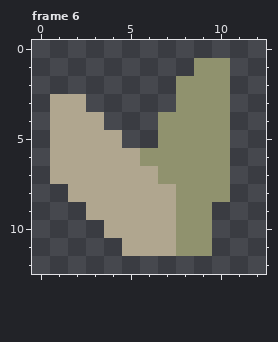
One commit to this pixel-art file: user_interface/hunger_bar/small_hunger_bars.aseprite. That is the earlier state.
13x13 pixels, 9 frames. Shown: frame 6. The commit also changed other frames, which this record leaves out.
Once edited:
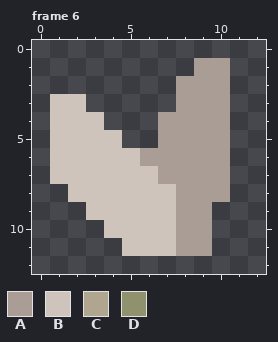
Palette (. is transparent): A #a99d95  B #cfc4bb  C #b0a68f  D #90926e
Edits made:
Changed rows in their new state; - is an unchanged pixel.
Frame 6:
first column x 1:
 1 --------AA
 2 -------AAA
 3 BB-----AAA
 4 BBB---AAAA
 5 BBBB--AAAA
 6 BBBBBAAAAA
 7 BBBBBBAAAA
 8 -BBBBBBAAA
 9 --BBBBBAA-
10 ---BBBBAA-
11 ----BBBAA-
